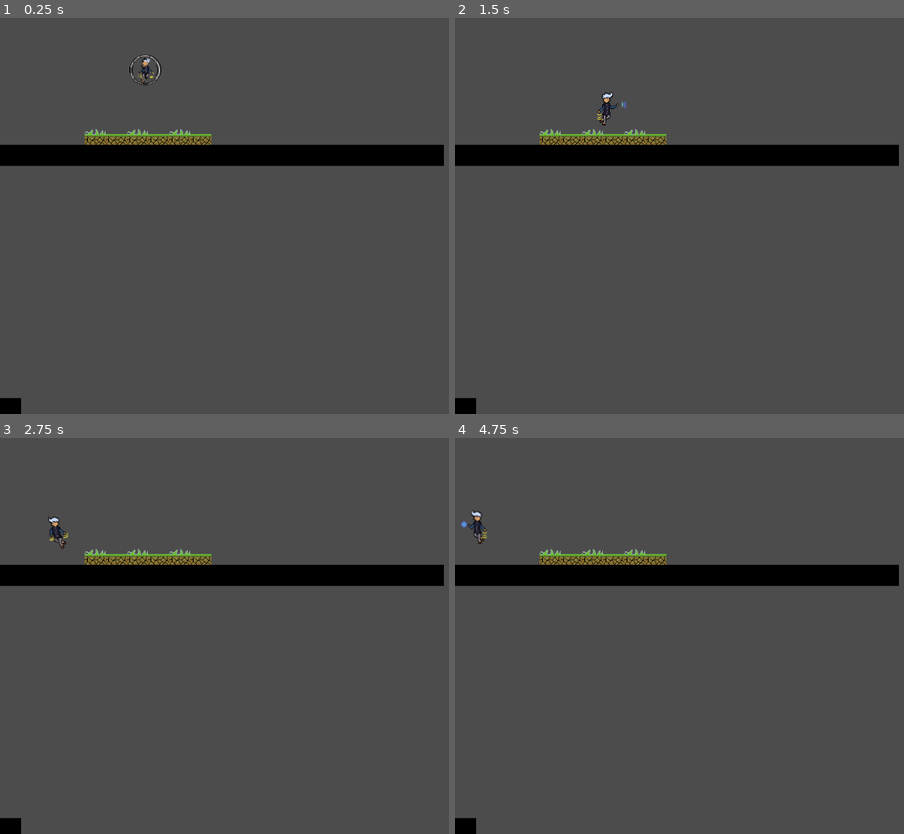
Above: before the commit, frames 1-4 (two rows, left to right).
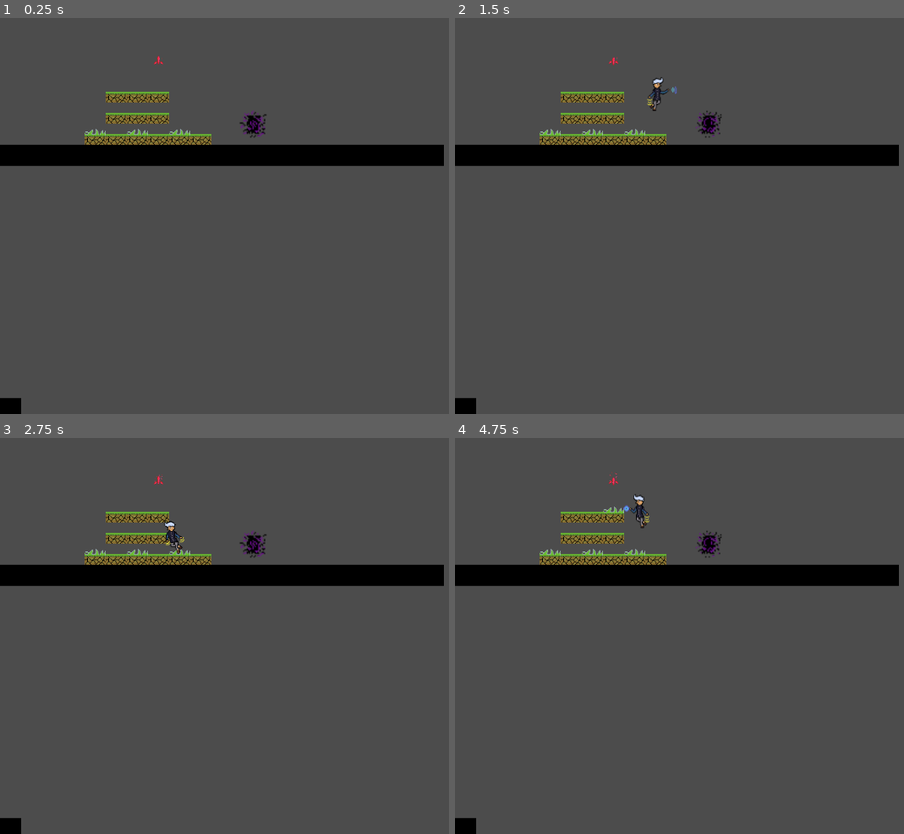
Above: after the commit, the same moments.

Repository: megaeonise/Triple-Trouble-BUETGameJam2023
Game: Godot game, scene res://Scenes/Main.tscn
Same seed, same stepped clock (60 frames per second), same inputs: the game is played once before the commit and once after it.
Inputs:
- Up to frame 1 (0.25 s): no input
- Up to frame 2 (1.5 s): hold D (move_right) from 0.53 s (still down); tap I (interact) at 0.6 s; tap Space (jump) at 0.77, 0.8, 1.07, 1.35 s
- Up to frame 3 (2.75 s): tap Space (jump) at 1.52, 1.82, 2.3 s; tap I (interact) at 1.55 s; release D (move_right) at 2.03 s; hold A (move_left) from 2.03 s (still down); tap Shift (dash) at 2.1 s
- Up to frame 4 (4.75 s): release A (move_left) at 2.78 s; hold D (move_right) 2.78-4.28 s; tap I (interact) at 2.85, 3.6, 4.55 s; tap Space (jump) at 3.02, 3.32, 3.77, 3.8, 4.07, 4.35, 4.52 s; hold A (move_left) from 4.28 s (still down)

The runs differ from the first frame. In frame 1, 1.2% of the frame differs, in the area x 23-60%, y 9-31%; in frame 2, 1.2%; in frame 3, 1.3%; in frame 4, 1.4%, in the area x 1-60%, y 8-31%.

Commit message:
Added breaker

Diff:
--- /dev/null
+++ b/Scenes/Breaker.tscn
@@ -0,0 +1,76 @@
+[gd_scene load_steps=9 format=2]
+
+[ext_resource path="res://Assets/powerup.png" type="Texture" id=1]
+
+[sub_resource type="AtlasTexture" id=1]
+flags = 4
+atlas = ExtResource( 1 )
+region = Rect2( 0, 0, 32, 32 )
+
+[sub_resource type="AtlasTexture" id=2]
+flags = 4
+atlas = ExtResource( 1 )
+region = Rect2( 32, 0, 32, 32 )
+
+[sub_resource type="AtlasTexture" id=3]
+flags = 4
+atlas = ExtResource( 1 )
+region = Rect2( 64, 0, 32, 32 )
+
+[sub_resource type="AtlasTexture" id=4]
+flags = 4
+atlas = ExtResource( 1 )
+region = Rect2( 96, 0, 32, 32 )
+
+[sub_resource type="SpriteFrames" id=5]
+animations = [ {
+"frames": [ SubResource( 1 ), SubResource( 2 ), SubResource( 3 ), SubResource( 4 ) ],
+"loop": true,
+"name": "default",
+"speed": 5.0
+} ]
+
+[sub_resource type="RectangleShape2D" id=6]
+extents = Vector2( 8, 8 )
+
+[sub_resource type="Curve" id=7]
+min_value = -200.0
+max_value = 200.0
+_data = [ Vector2( 0, 200 ), 0.0, 0.0, 0, 0, Vector2( 0, 1 ), 0.0, 0.0, 0, 0 ]
+
+[node name="Breaker" type="Area2D"]
+
+[node name="AnimatedSprite" type="AnimatedSprite" parent="."]
+scale = Vector2( 0.5, 0.5 )
+frames = SubResource( 5 )
+frame = 3
+playing = true
+
+[node name="CollisionShape2D" type="CollisionShape2D" parent="."]
+shape = SubResource( 6 )
+
+[node name="CPUParticles2D" type="CPUParticles2D" parent="."]
+lifetime = 0.5
+speed_scale = 0.13
+randomness = 1.0
+emission_shape = 1
+emission_sphere_radius = 6.0
+direction = Vector2( 0, 1 )
+spread = 100.0
+gravity = Vector2( 0, -98 )
+linear_accel = 1.0
+linear_accel_curve = SubResource( 7 )
+color = Color( 1, 0.282353, 0.533333, 1 )
+
+[node name="CPUParticles2D2" type="CPUParticles2D" parent="."]
+lifetime = 0.5
+speed_scale = 0.13
+randomness = 1.0
+emission_shape = 1
+emission_sphere_radius = 6.0
+direction = Vector2( 0, 1 )
+spread = 100.0
+gravity = Vector2( 0, -98 )
+linear_accel = 1.0
+linear_accel_curve = SubResource( 7 )
+color = Color( 0.717647, 0.192157, 0.192157, 1 )
--- /dev/null
+++ b/Scenes/DarkMatter.tscn
@@ -0,0 +1,46 @@
+[gd_scene load_steps=8 format=2]
+
+[ext_resource path="res://Assets/darkmatter.png" type="Texture" id=1]
+
+[sub_resource type="CircleShape2D" id=1]
+radius = 32.0
+
+[sub_resource type="AtlasTexture" id=2]
+flags = 4
+atlas = ExtResource( 1 )
+region = Rect2( 0, 0, 32, 32 )
+
+[sub_resource type="AtlasTexture" id=3]
+flags = 4
+atlas = ExtResource( 1 )
+region = Rect2( 32, 0, 32, 32 )
+
+[sub_resource type="AtlasTexture" id=4]
+flags = 4
+atlas = ExtResource( 1 )
+region = Rect2( 64, 0, 32, 32 )
+
+[sub_resource type="AtlasTexture" id=5]
+flags = 4
+atlas = ExtResource( 1 )
+region = Rect2( 96, 0, 32, 32 )
+
+[sub_resource type="SpriteFrames" id=6]
+animations = [ {
+"frames": [ SubResource( 2 ), SubResource( 3 ), SubResource( 4 ), SubResource( 5 ) ],
+"loop": true,
+"name": "default",
+"speed": 5.0
+} ]
+
+[node name="DarkMatter" type="Area2D"]
+
+[node name="CollisionShape2D" type="CollisionShape2D" parent="."]
+shape = SubResource( 1 )
+
+[node name="AnimatedSprite" type="AnimatedSprite" parent="."]
+position = Vector2( 2.27374e-13, 0 )
+scale = Vector2( 1.75, 1.75 )
+frames = SubResource( 6 )
+frame = 3
+playing = true
--- a/Scenes/Earth-1.tscn
+++ b/Scenes/Earth-1.tscn
@@ -1,17 +1,20 @@
 [gd_scene load_steps=4 format=2]
 
-[ext_resource path="res://Scenes/Grass.tscn" type="PackedScene" id=1]
-[ext_resource path="res://Scenes/Player.tscn" type="PackedScene" id=2]
-[ext_resource path="res://Scenes/boc.tscn" type="PackedScene" id=3]
+[ext_resource path="res://Scenes/Player.tscn" type="PackedScene" id=1]
+[ext_resource path="res://Scenes/boc.tscn" type="PackedScene" id=2]
+[ext_resource path="res://Scenes/Grass.tscn" type="PackedScene" id=3]
 
 [node name="Node2D" type="Node2D"]
 
-[node name="Grass" parent="." instance=ExtResource( 1 )]
+[node name="Grass" parent="." instance=ExtResource( 3 )]
 position = Vector2( 0, 0 )
-tile_data = PoolIntArray( 720923, 1, 0, 720924, 0, 0, 720925, 1, 0, 786450, 1, 0, 786451, 1, 0, 786452, 0, 0, 786453, 0, 0, 786454, 1, 0, 786455, 1, 0, 786456, 1, 0, 983054, 1, 0, 983055, 1, 0, 983056, 1, 0, 983057, 1, 0, 1179648, 1, 0, 1179649, 1, 0, 1179650, 1, 0, 1179651, 1, 0, 1179652, 1, 0, 1179653, 0, 0, 1179654, 0, 0, 1179655, 0, 0, 1179656, 1, 0, 1179657, 1, 0, 1179658, 1, 0, 1179659, 0, 0, 1179660, 0, 0, 1179661, 0, 0 )
+tile_data = PoolIntArray( 15, 1, 0, 65553, 1, 0, 65555, 1, 0, 65557, 1, 0, 131094, 1, 0, 131095, 1, 0, 131096, 1, 0, 131097, 1, 0, 196635, 1, 0, 262175, 1, 0, 327710, 1, 0, 393245, 1, 0, 458780, 1, 0, 524315, 1, 0, 589850, 1, 0, 655385, 1, 0, 720907, 1, 0, 720908, 1, 0, 720909, 1, 0, 720920, 1, 0, 786443, 1, 0, 786444, 1, 0, 786445, 1, 0, 786455, 1, 0, 851977, 1, 0, 851978, 1, 0, 851979, 1, 0, 851980, 1, 0, 851981, 1, 0, 851982, 1, 0, 851983, 1, 0, 851984, 1, 0, 851990, 1, 0, 917512, 1, 0, 917521, 1, 0, 983047, 1, 0, 983058, 1, 0, 1048581, 1, 0, 1048595, 1, 0, 1114115, 1, 0, 1114134, 1, 0, 1179648, 1, 0, 1179649, 1, 0, 1179650, 1, 0, 1179651, 1, 0, 1179652, 0, 0, 1179653, 0, 0, 1179654, 1, 0, 1179655, 1, 0, 1179656, 1, 0, 1179657, 1, 0, 1179658, 1, 0, 1179659, 1, 0, 1179660, 1, 0, 1179661, 1, 0, 1179662, 1, 0, 1179663, 1, 0, 1179664, 1, 0, 1179665, 1, 0, 1179666, 1, 0, 1179667, 1, 0, 1179668, 1, 0, 1179669, 1, 0, 1179670, 1, 0 )
 
-[node name="Player" parent="." instance=ExtResource( 2 )]
-position = Vector2( 72, 536 )
+[node name="Player" parent="." instance=ExtResource( 1 )]
+position = Vector2( 220.001, 67.5623 )
 
-[node name="TileMap" parent="." instance=ExtResource( 3 )]
+[node name="TileMap" parent="." instance=ExtResource( 2 )]
 tile_data = PoolIntArray( 65535, 0, 0, 32, 0, 0, 131071, 0, 0, 65568, 0, 0, 196607, 0, 0, 131104, 0, 0, 262143, 0, 0, 1 …(440 unchanged characters)…
+[connection signal="Block" from="Player" to="Grass" method="_on_Player_Block"]
+[connection signal="Direction" from="Player" to="Grass" method="_on_Player_Direction"]
+[connection signal="Interact" from="Player" to="Grass" method="_on_Player_Interact"]
--- a/Scenes/Grass.gd
+++ /dev/null
@@ -1,40 +0,0 @@
-extends TileMap
-var player_x: int
-var player_y: int
-var floor_block: int
-var wall_block:int
-var direction: bool
-var player: Vector2
-var local: Vector2
-
-func _on_Player_Block(x, y):
-	player.x = x
-	player.y = y
-	local = world_to_map(player)
-
-
-func _process(delta):
-	#Bot Cell
-	floor_block = get_cell(local.x, local.y-1)
-	#Side Cell
-	if direction:
-		wall_block = get_cell(local.x-1, local.y)
-	else:
-		wall_block = get_cell(local.x+1, local.y)
-
-func _on_Player_Direction(facing):
-	direction = facing
-
-
-func _on_Player_Interact():
-	if wall_block!=-1:
-		if direction:
-			if wall_block==0:
-				set_cell(local.x-1, local.y, 1)
-			else:
-				set_cell(local.x-1, local.y, 0)
-		else:
-			if wall_block==0:
-				set_cell(local.x+1, local.y, 1)
-			else:
-				set_cell(local.x+1, local.y, 0)
--- a/Scenes/Grass.tscn
+++ b/Scenes/Grass.tscn
@@ -2,7 +2,8 @@
 
 [ext_resource path="res://Assets/grass.png" type="Texture" id=1]
 [ext_resource path="res://Assets/bladed_grass.png" type="Texture" id=2]
-[ext_resource path="res://Scenes/Grass.gd" type="Script" id=3]
+[ext_resource path="res://Scripts/Grass.gd" type="Script" id=3]
+
 
 [sub_resource type="ConvexPolygonShape2D" id=5]
 points = PoolVector2Array( 0, 0, 32, 0, 32, 32, 0, 32 )
--- a/Scenes/Main.tscn
+++ b/Scenes/Main.tscn
@@ -1,19 +1,36 @@
-[gd_scene load_steps=4 format=2]
+[gd_scene load_steps=8 format=2]
 
 [ext_resource path="res://Scenes/Player.tscn" type="PackedScene" id=1]
 [ext_resource path="res://Scenes/boc.tscn" type="PackedScene" id=2]
 [ext_resource path="res://Scenes/Grass.tscn" type="PackedScene" id=3]
+[ext_resource path="res://Scenes/DarkMatter.tscn" type="PackedScene" id=4]
+[ext_resource path="res://Scenes/Breaker.tscn" type="PackedScene" id=5]
+[ext_resource path="res://Scripts/Breaker.gd" type="Script" id=6]
+
+[sub_resource type="GDScript" id=1]
 
 [node name="Node2D" type="Node2D"]
 
+[node name="Breaker" parent="." instance=ExtResource( 5 )]
+position = Vector2( 240, 64 )
+script = ExtResource( 6 )
+
 [node name="Grass" parent="." instance=ExtResource( 3 )]
 position = Vector2( 0, 0 )
-tile_data = PoolIntArray( 327684, 0, 0, 327685, 1, 0, 327686, 0, 0, 327687, 1, 0, 327688, 0, 0, 327689, 1, 0 )
+tile_data = PoolIntArray( 196613, 1, 0, 196614, 1, 0, 196615, 1, 0, 262149, 1, 0, 262150, 1, 0, 262151, 1, 0, 327684, 0, 0, 327685, 1, 0, 327686, 0, 0, 327687, 1, 0, 327688, 0, 0, 327689, 1, 0 )
 
 [node name="Player" parent="." instance=ExtResource( 1 )]
-position = Vector2( 220.001, 67.5623 )
+position = Vector2( 208, -24 )
 
 [node name="TileMap" parent="." instance=ExtResource( 2 )]
+
+[node name="DarkMatter" parent="." instance=ExtResource( 4 )]
+position = Vector2( 384, 160 )
+script = SubResource( 1 )
+[connection signal="body_entered" from="Breaker" to="Breaker" method="_on_Breaker_body_entered"]
+[connection signal="body_entered" from="Breaker" to="Player" method="_on_Breaker_body_entered"]
 [connection signal="Block" from="Player" to="Grass" method="_on_Player_Block"]
 [connection signal="Direction" from="Player" to="Grass" method="_on_Player_Direction"]
 [connection signal="Interact" from="Player" to="Grass" method="_on_Player_Interact"]
+[connection signal="area_entered" from="DarkMatter" to="Player" method="_on_DarkMatter_area_entered"]
+[connection signal="body_entered" from="DarkMatter" to="Player" method="_on_DarkMatter_body_entered"]
--- a/Scenes/Player.tscn
+++ b/Scenes/Player.tscn
@@ -499,20 +499,18 @@
 } ]
 
 [sub_resource type="RectangleShape2D" id=86]
-extents = Vector2( 16, 24 )
+extents = Vector2( 8, 16 )
 
 [node name="Player" type="KinematicBody2D"]
 script = ExtResource( 1 )
 
 [node name="AnimatedSprite" type="AnimatedSprite" parent="."]
 frames = SubResource( 85 )
-animation = "Right Death"
-frame = 3
+animation = "Idle"
 playing = true
 script = ExtResource( 4 )
 
 [node name="CollisionShape2D" type="CollisionShape2D" parent="."]
-visible = false
 shape = SubResource( 86 )
 [connection signal="Air" from="." to="AnimatedSprite" method="_on_Player_Air"]
 [connection signal="Ground" from="." to="AnimatedSprite" method="_on_Player_Ground"]
--- /dev/null
+++ b/Scenes/Water.tscn
@@ -0,0 +1,14 @@
+[gd_scene load_steps=3 format=2]
+
+[ext_resource path="res://Scripts/Grass.gd" type="Script" id=3]
+
+
+[sub_resource type="TileSet" id=1]
+
+[node name="Grass" type="TileMap"]
+position = Vector2( 64, 32 )
+tile_set = SubResource( 1 )
+cell_size = Vector2( 32, 32 )
+collision_bounce = 1.0
+format = 1
+script = ExtResource( 3 )
--- /dev/null
+++ b/Scripts/Breaker.gd
@@ -0,0 +1,7 @@
+extends Area2D
+
+
+
+
+func _on_Breaker_body_entered(body):
+	queue_free()
--- a/Scripts/CharacterSprite.gd
+++ b/Scripts/CharacterSprite.gd
@@ -20,7 +20,7 @@
 	else:
 		_animation.play('Left Jump')
 
-func _on_Player_Interact():
+func _on_Player_Interact(breaker):
 	finished = false
 	if facing == true:
 		_animation.play('Left Interact')
--- /dev/null
+++ b/Scripts/Grass.gd
@@ -0,0 +1,52 @@
+extends TileMap
+var player_x: int
+var player_y: int
+var floor_block: int
+var wall_block:int
+var direction: bool
+var player: Vector2
+var local: Vector2
+
+func _on_Player_Block(x, y):
+	player.x = x
+	player.y = y
+	local = world_to_map(player)
+
+
+func _process(delta):
+	#Bot Cell
+	floor_block = get_cell(local.x, local.y-1)
+	#Side Cell
+	if direction:
+		wall_block = get_cell(local.x-1, local.y)
+	else:
+		wall_block = get_cell(local.x+1, local.y)
+
+func _on_Player_Direction(facing):
+	direction = facing
+
+
+func _on_Player_Interact(breaker):
+	if breaker:
+		if direction:
+			for length in range(3, 0, -1):
+				for height in range(3):
+					set_cell(local.x-length, local.y-1+height, -1)
+					print(local.x-1-length, local.y-1+height, -1)
+		else:
+			for length in range(3):
+				for height in range(3):
+					set_cell(local.x+1+length, local.y-1+height, -1)
+					print(local.x+1-length, local.y-1+height, -1)
+	else:
+		if wall_block!=-1:
+			if direction:
+				if wall_block==0:
+					set_cell(local.x-1, local.y, 1)
+				else:
+					set_cell(local.x-1, local.y, 0)
+			else:
+				if wall_block==0:
+					set_cell(local.x+1, local.y, 1)
+				else:
+					set_cell(local.x+1, local.y, 0)
--- a/Scripts/Player.gd
+++ b/Scripts/Player.gd
@@ -4,10 +4,11 @@
 var jumpspeed: int = -150
 var gravity: int = 300
 var velocity = Vector2()
-var states: Array = ['Ground', 'Air', 'Dash', 'Interact', 'Death']
+var states: Array = ['Ground', 'Air', 'Dash', 'Interact', 'Death', 'Blob']
 var state: String = states[0]
 var finished: bool = false
 var facing: bool = false
+var breaker: bool = false
 #Signals
 signal Ground
 signal Right
@@ -17,7 +18,7 @@
 signal Air
 signal Stop
 signal Jump
-signal Interact
+signal Interact(breaker)
 signal Block(x, y)
 signal Direction(facing)
 
@@ -26,10 +27,36 @@
 	#Initial Velocity
 	velocity.x = 0
 	#Setting Ground state after returning from Air
-	if is_on_floor() and state == states[1]:
+	if is_on_floor() and state == states[1] and not state in states.slice(2,5):
 		state = states[0]
 		emit_signal('Ground')
-	if not state in states.slice(2,4):
+		$AnimatedSprite.visible = true
+	#Setting Air state after falling
+	if is_on_floor()!=true and not state in states.slice(2,5):
+		state = states[1]
+		emit_signal('Air')
+		$AnimatedSprite.visible = true
+	if state == states[5]:
+		gravity = 0
+		velocity.x = 0
+		velocity.y = 0
+		$AnimatedSprite.visible = false
+		if Input.is_action_just_pressed("move_left"):
+			velocity.x-= speed+500*10
+			state = states[1]
+			gravity = 300
+			$AnimatedSprite.visible = true
+		elif Input.is_action_just_pressed("move_right"):
+			velocity.x+= speed+500*10
+			state = states[1]
+			gravity = 300
+			$AnimatedSprite.visible = true
+		elif Input.is_action_just_pressed("jump"):
+			velocity.y -= speed*5
+			state = states[1]
+			gravity = 300
+			$AnimatedSprite.visible = true
+	if not state in states.slice(2,5):
 		#Moving
 		#Jump
 		if Input.is_action_just_pressed("jump") and state == states[0]:
@@ -89,7 +116,9 @@
 		if Input.is_action_just_pressed("interact"):
 			finished = false
 			state = states[3]
-			emit_signal('Interact')
+			emit_signal('Interact', breaker)
+			if breaker:
+				breaker = false
 
 	#Gravity
 	velocity.y += gravity * delta
@@ -101,6 +130,7 @@
 	#Math
 	emit_signal("Block", position.x, position.y)
 	emit_signal('Direction', facing)
+	print(state)
 
 func _on_AnimatedSprite_animation_finished():
 	if is_on_floor():
@@ -109,3 +139,11 @@
 	else:
 		state = states[1]
 		emit_signal("Air")
+
+
+func _on_DarkMatter_body_entered(body):
+	state = states[5]
+
+
+func _on_Breaker_body_entered(body):
+	breaker = true
Binary file added: Assets/darkmatter.png
Not shown, added: Assets/darkmatter.png.import
Binary file added: Assets/dirt2.png
Not shown, added: Assets/dirt2.png.import
Binary file added: Assets/powerup.png
